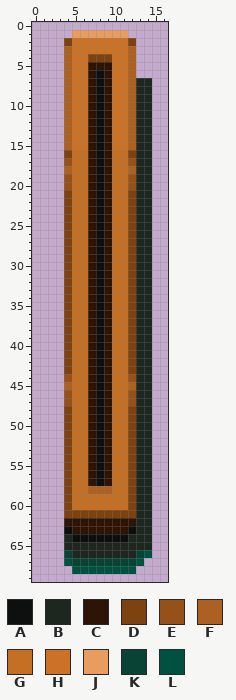
Sprite sheet: Assets/Sprites/PrototypeSprites/RulletSprites/Pixel_Sprites/rullet_StopPanel_slider_ground.png. The picture above is the old version.
The file is 17x70 pixels. Colours within 5 levels of each other are drawn and written as one.
Palette (. is transparent): A #0e0f0f  B #1d271f  C #2e1407  D #7e4210  E #955119  F #ac6122  G #c56f25  H #cc7226  J #e89c60  K #094335  L #005140
Pixels before, first column x 4:
 1 .JJJJJJJ...
 2 DHHHHHHHD..
 3 FHHHHHHHF..
 4 FHHDDDHHF..
 5 FHHCCCHHF..
 6 FHHCACHHF..
 7 FHHCACHHFBB
 8 FHHCACHHFBB
 9 FHHCACHHFBB
10 FHHCACHHFBB
11 FHHCACHHFBB
12 FHHCACHHFBB
13 FHHCACHHFBB
14 FHHCACHHFBB
15 FHHCACHHFBB
16 DGGCACGGDBB
17 EGGCACGGEBB
18 FGGCACGGFBB
19 EGGCACGGEBB
20 EGGCACGGEBB
21 DGGCACGGDBB
22 DGGCACGGDBB
23 DGGCACGGDBB
24 DGGCACGGDBB
25 DGGCACGGDBB
26 DGGCACGGDBB
27 DGGCACGGDBB
28 DGGCACGGDBB
29 DGGCACGGDBB
30 DGGCACGGDBB
31 DGGCACGGDBB
32 DGGCACGGDBB
33 DGGCACGGDBB
34 DGGCACGGDBB
35 DGGCACGGDBB
36 DGGCACGGDBB
37 DGGCACGGDBB
38 DGGCACGGDBB
39 DGGCACGGDBB
40 DGGCACGGDBB
41 DGGCACGGDBB
42 DGGCACGGDBB
43 DGGCACGGDBB
44 EGGCACGGEBB
45 FGGCACGGFBB
46 EGGCACGGEBB
47 EGGCACGGEBB
48 DGGCACGGDBB
49 DGGCACGGDBB
50 DGGCACGGDBB
51 DGGCACGGDBB
52 DGGCACGGDBB
53 DGGCACGGDBB
54 DGGCACGGDBB
55 DGGCACGGDBB
56 DGGCACGGDBB
57 DGGCACGGDBB
58 DGGFFFGGDBB
59 DGGGGGGGDBB
60 DGGGGGGGDBB
61 DDDDDDDDDBB
62 CCCCCCCCCBB
63 ACCCCCCCABB
64 BAAAAAAABBB
65 BBBBBBBBBBB
66 KBBBBBBBBKL
67 LKKKKKKKKL.
68 .LLLLLLLL..
Once edited:
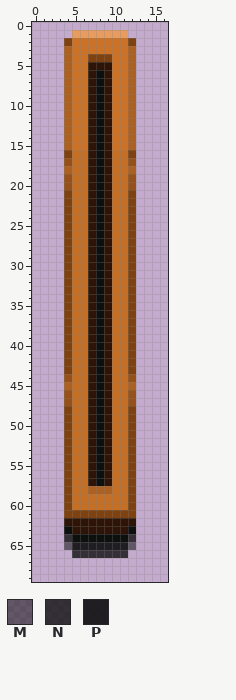
Colours new in this view: M #0e0f0f89  N #0e0f0fc8  P #0e0f0fe6
Change:
y 7..63: x 13..14 BB -> ..
y 64: x 4 B -> N; x 12..14 BBB -> N..
y 65: x 4..14 BBBBBBBBBBB -> MPPPPPPPM..
y 66: x 4..14 KBBBBBBBBKL -> .NNNNNNN...
y 67: x 4..13 LKKKKKKKKL -> ..........
y 68: x 5..12 LLLLLLLL -> ........
